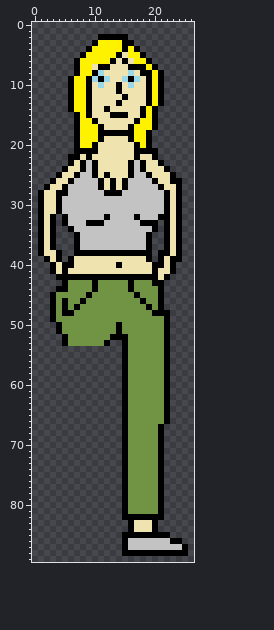
A sprite sheet gets an edit: Base/Images/PlayerSprites/RachelRight_walk2.png. Above, as it was before the edit.
The file is 27x90 pixels. Pixels under 10% opacity are left out.
After the commit:
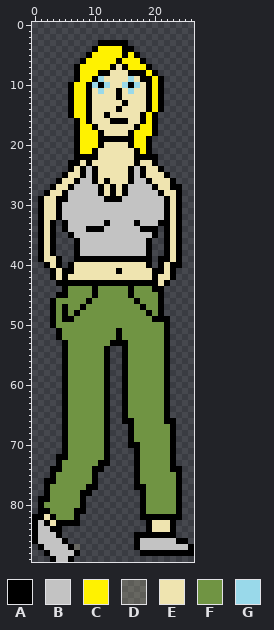
Palette (. is transparent): A #000000  B #c3c3c3  C #fff200  D #efe4b032  E #efe4b0  F #709443  G #99d9ea
Difference:
Changed rows in their new state; - is an unchanged pixel.
first column x 0:
 2 -----------.....-----------
 3 ----------.AAAA-.----------
 4 ---------.A-----A.---------
 5 --------.A----CA-A.--------
 6 -------.A----CACC-A.-------
 7 ----------CCCA-ACCCA.------
 8 ----------CAA---AA-CA.-----
 9 ------.A-CAGE--EGEA--------
10 ----------GAG-EGAG---------
11 -----------G----G----------
12 --------------AE-----------
13 --------------EA-----------
14 ------------E-A---EACA-----
15 ------AC----AEEE-----------
16 ---------AE--AAA-EA--------
17 ----------AE----EA---------
18 ------------EEEE---CA------
19 ------------AAAA-----------
20 ----------CA----AC---------
21 --------CC--------C-.------
22 ------.-A-A-------AA-------
23 -------AEAE-----EAE-A.-----
24 -----.A--------------A.----
25 ----.A-EA---E-----AE--A.---
26 ---.A-EA--AEAE-EA--AE---.--
27 --.A-EA-------------AE-A---
28 -.A-E------AE-EA-----AE----
29 -----A------AAA------------
32 ---EAB------B----B---B-----
33 ---------BBBA----ABBBA-----
34 -----AB--AAA------AA-------
35 ------AB-----------BA------
38 ---A.---BBBBBBBBBBB--.-----
39 -AE---.AAAAAAAAAAAA---AE---
40 --AEA.--------E----A.---A--
41 ------A-------A------A-----
42 ---AE-EEEEEEEEEEEEEE--EA---
43 ----A-AAAA-AAAAA-AAA-EA----
44 ----.---------------A------
45 ---.AA---FA-----AF---------
46 -----F--FA-------AF--------
47 -------FA---------AF-------
48 ------FA-----------AF-.----
49 -----AA-------------AA-----
50 ---AF---------F------------
52 ----AF-------F-F-----------
53 ------------FAA------------
54 -----AFFFFFFA--------------
55 -----AFFFFFFA--------------
56 -----AFFFFFFA--------------
57 -----AFFFFFFA--------------
58 -----AFFFFFFA--------------
59 -----AFFFFFFA--------------
60 -----AFFFFFFA--------------
61 -----AFFFFFFA--------------
62 -----AFFFFFFA--------------
63 -----AFFFFFFA--------------
64 -----AFFFFFFA--------------
65 -----AFFFFFFA--------------
66 -----AFFFFFFA---A------A---
67 -----AFFFFFFA--.A----FFA---
68 -----AFFFFFFA--.A----FFA---
69 -----AFFFFFFA--.A----FFA---
70 -----AFFFFFFA--.AA---FFA---
71 -----AFFFFFFA--..A---FFA---
72 ----AAFFFFFFA--..A---FFA---
73 ----AFFFFFFAA--..A---FFA---
74 ---AAFFFFFAA---..A---FFAA--
75 ---AFFFFFFA----..A---FFFA--
76 --AAFFFFFFA----..A---FFFA--
77 --AFFFFFFAA----..AA--FFFA--
78 --AFFFFFAA-----...A--FFFA--
79 -AAFFFFFA------...A--FFFA--
80 -AFFFFFFA------...A--FFFA--
81 -AAFFFFAA------...A--FFFA--
82 AAEAFFFA-------...----AAA--
83 ABAEAAAA--------...AEEEA---
84 ABBAA-----------...AEEEA---
85 ABBBA----------..------A---
86 ABBBBA---------..A-----B-A-
87 -ABBBBAD-------..A-------BA
88 --ABBBBA-------...--------A
89 ---ABBA--------------------
